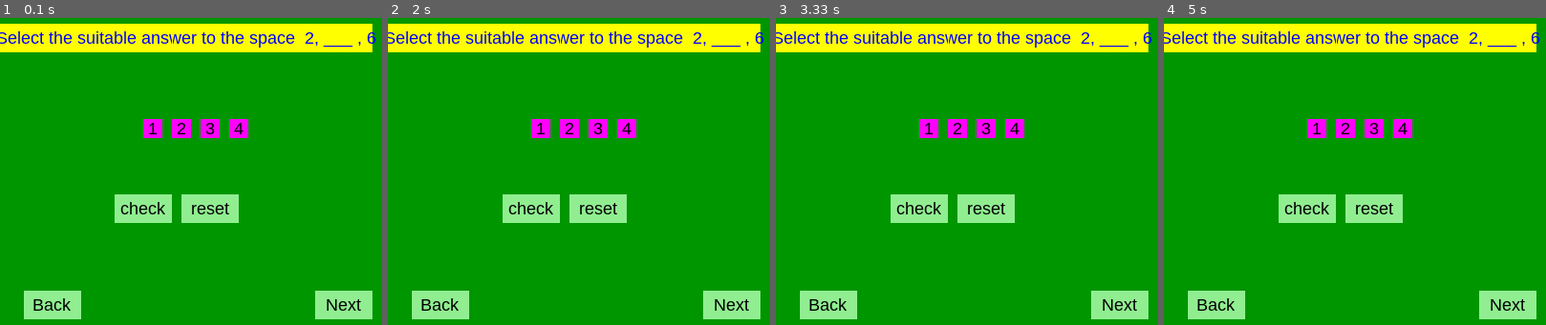
Above: before the commit, frames 1-4 (left to right).
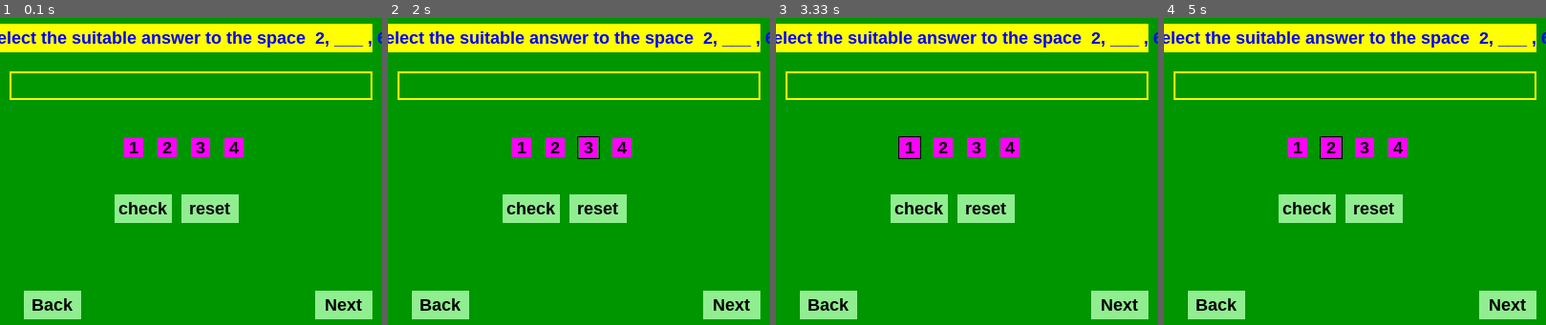
Above: after the commit, the same moments.

Repository: sumanxcodes/quizora_pygame
Game: pygame game, started from src/games/drag_n_drop.py
Same seed, same stepped clock (60 frames per second), same inputs: the game is played once before the commit and once after it.
Inputs (mouse positions are in pixels of both pictures, inside the frame that each line leads up to):
- Up to frame 1 (0.1 s): no input
- Up to frame 2 (2 s): click (579, 137) at 0.38 s; press the mouse at (521, 146) at 0.7 s; move the mouse to (479, 146) at 0.8 s; release the mouse at (437, 146) at 0.93 s; press the mouse at (598, 208) at 1.2 s; move the mouse to (609, 159) at 1.3 s; release the mouse at (624, 110) at 1.43 s; press the mouse at (586, 146) at 1.77 s; move the mouse to (521, 73) at 1.87 s; move the mouse to (outside the picture) at 1.97 s
- Up to frame 3 (3.33 s): release the mouse at (outside the picture) at 2 s; move the mouse to (1009, 146) at 2.3 s; press the mouse at (1009, 146) at 2.33 s; move the mouse to (959, 73) at 2.43 s; release the mouse at (outside the picture) at 2.57 s; press the mouse at (909, 146) at 2.93 s; move the mouse to (959, 85) at 3.03 s; release the mouse at (1009, 27) at 3.17 s
- Up to frame 4 (5 s): press the mouse at (1374, 208) at 3.57 s; move the mouse to (1435, 131) at 3.67 s; release the mouse at (1496, 54) at 3.8 s; press the mouse at (1332, 146) at 4.73 s; move the mouse to (1408, 199) at 4.83 s; release the mouse at (1484, 248) at 4.97 s

The runs differ from the first frame. In frame 1, 6.5% of the frame differs, in the area x 0-100%, y 4-96%; in frame 2, 6.6%; in frame 3, 6.6%; in frame 4, 6.6%.

Commit message:
Configuration parameters reduced

Diff:
--- a/src/games/drag_n_drop.py
+++ b/src/games/drag_n_drop.py
@@ -1,5 +1,6 @@
 from tkinter import messagebox
 import tkinter as tk
+
 import pygame, sys
 
 pygame.init()
@@ -22,7 +23,7 @@
 
 X_DIST = 400
 Y_DIST = 400
-font = pygame.font.SysFont("Arial", 18)
+font = pygame.font.SysFont("Arial", 18, bold=True)
 screen = pygame.display.set_mode((X_DIST, Y_DIST))
 screen.fill((255, 100, 100))
 pygame.display.set_caption("Hello")
@@ -54,11 +55,45 @@
         self.currentScreenId = 0  # Start from 0 to ensure the first screen is rendered correctly
         self.currentScreen = None
         self.totalMarks=0
-
-    def addScreen(self, question, ansBox,answers,correctIndex,qtype, color=(255, 255, 0, 200), X_DIST=400, Y_DIST=400):
-        # print(color)
+        self.Question_BackGround_color = yellow
+        self.Question_Font_color = blue
+        self.Answer_BackGround_color = magenta
+        self.Answer_Font_color = black
+        self.AnswerBox_BackGround_color = yellow
+        ######################################################
+    ######################################################
+    ######################################################
+
+    def createQuestionRectangle(self,text):
+        return Rectangle(0, 80, 390, 30, 0, text, self.Question_BackGround_color, self.Question_Font_color)
+
+    def createAnswerRectangles(self,text):
+        answers = []
+        answerLength = 0
+        for t in text:
+            answerLength = max(answerLength, font.render(t, True, self.Answer_Font_color).get_width())
+
+        y_coord = 200
+        gap = 15
+        width_gap = 10
+        x_coord = (X_DIST - len(text) * (answerLength + gap + width_gap)) / 2
+
+        for t in text:
+            answers.append(Rectangle(x_coord, y_coord, answerLength + width_gap, 20, 0, t, self.Answer_BackGround_color,
+                                     self.Answer_Font_color))
+            x_coord = x_coord + answerLength + width_gap + gap
+        return answers
+
+    def createAnswerBoxRectangle(self):
+        return Rectangle(10, 130, X_DIST-20, 30, 2, "", yellow, blue)
+
+    ######################################################
+    ######################################################
+    ######################################################
+
+    def addScreen(self, question, answers,correctIndex,qtype, color=(255, 255, 0, 200), X_DIST=400, Y_DIST=400):
         gameScreen= GameScreen( color, X_DIST, Y_DIST)
-        gameScreen.add_questions(question, ansBox,answers,correctIndex,qtype)
+        gameScreen.add_questions(self.createQuestionRectangle(question), self.createAnswerBoxRectangle(),self.createAnswerRectangles(answers),correctIndex,qtype)
         self.screens.append(gameScreen)
 
         if len(self.screens) == 1:  # Set the first screen as the current screen
@@ -289,26 +324,13 @@
 #############################################################
 
 game1= Game()
-
-
-question=Rectangle(0, 80, 390, 30, 0, "Select the suitable answer to the space  2, ___ , 6", yellow, blue)
-ansBox=Rectangle(180, 80, 30, 30, 1, "", yellow, blue)
-answers=[Rectangle(150, 180, 20, 20, 0, "1", magenta, black),
-            Rectangle(180, 180, 20, 20, 0, "2", magenta, black),
-            Rectangle(210, 180, 20, 20, 0, "3", magenta, black),
-            Rectangle(240, 180, 20, 20, 0, "4", magenta, black)]
+###########Question 1#############
 correctIndex=3
-game1.addScreen(question,ansBox, answers, correctIndex,MCQ, green)
-
-
-question1=Rectangle(15, 15, 180, 30, 0, "Hi Mr. where are You?", green, blue)
-ansBox1=Rectangle(200, 15, 180, 30, 1, "", red, blue)
-answers1=[Rectangle(11, 180, 75, 30, 0, "Melbourne", blue, red),
-            Rectangle(91, 180, 75, 30, 0, "Colombo", blue, red),
-            Rectangle(171, 180, 75, 30, 0, "Malabe", blue, red),
-            Rectangle(251, 180, 75, 30, 0, "Matara", blue, red)]
+game1.addScreen("Select the suitable answer to the space  2, ___ , 6", ["1","2","3","4"], correctIndex,MCQ, green)
+
+###########Question 2#############
 correctIndex1=0
-canvas=game1.addScreen(question1,ansBox1, answers1, correctIndex1,DRAG_N_DROP, green)
+game1.addScreen("Hi Mr. where are You?", ["Melbourne","Colombo","Malabe","Matara"], correctIndex,DRAG_N_DROP, green)
 
 
 while True:
